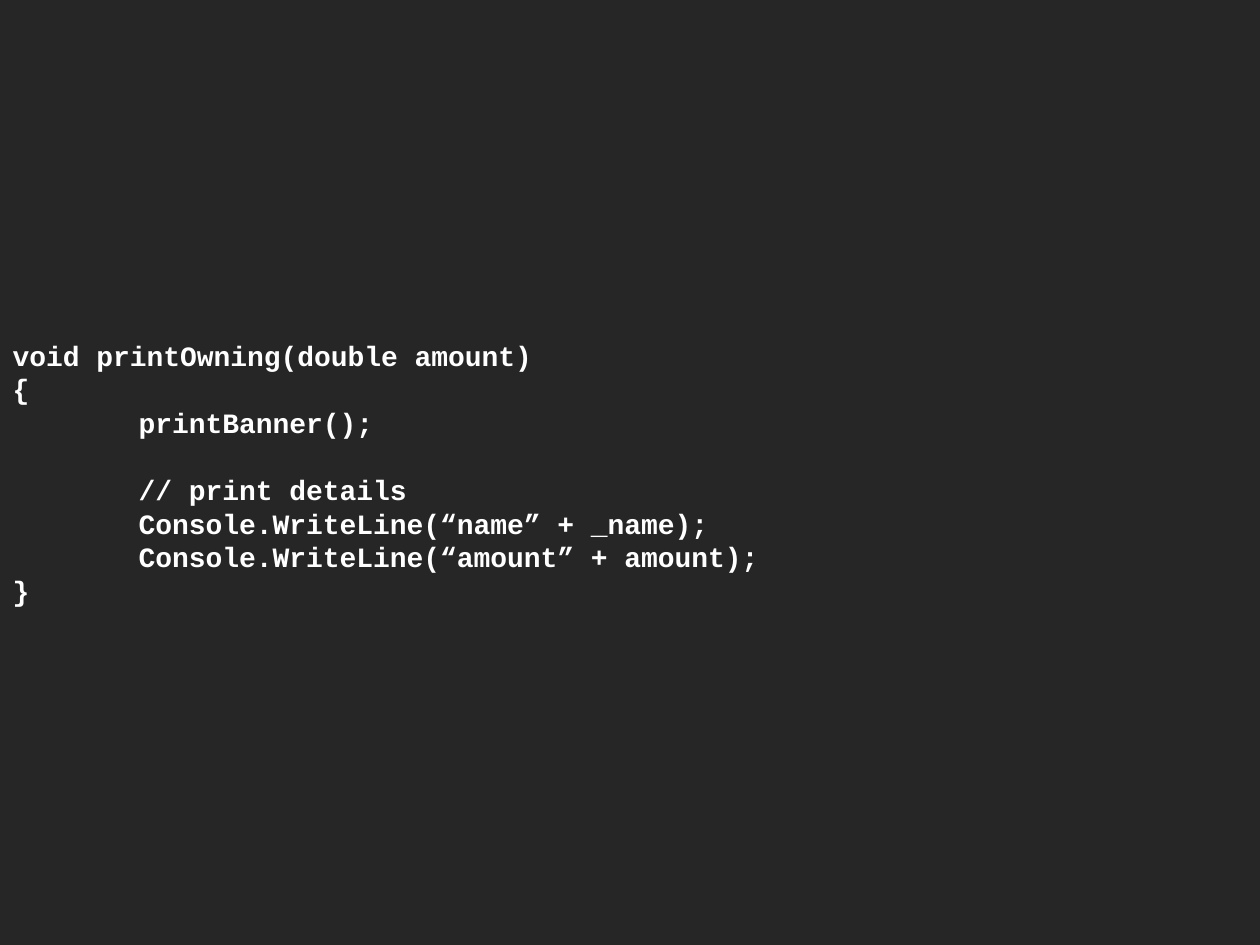
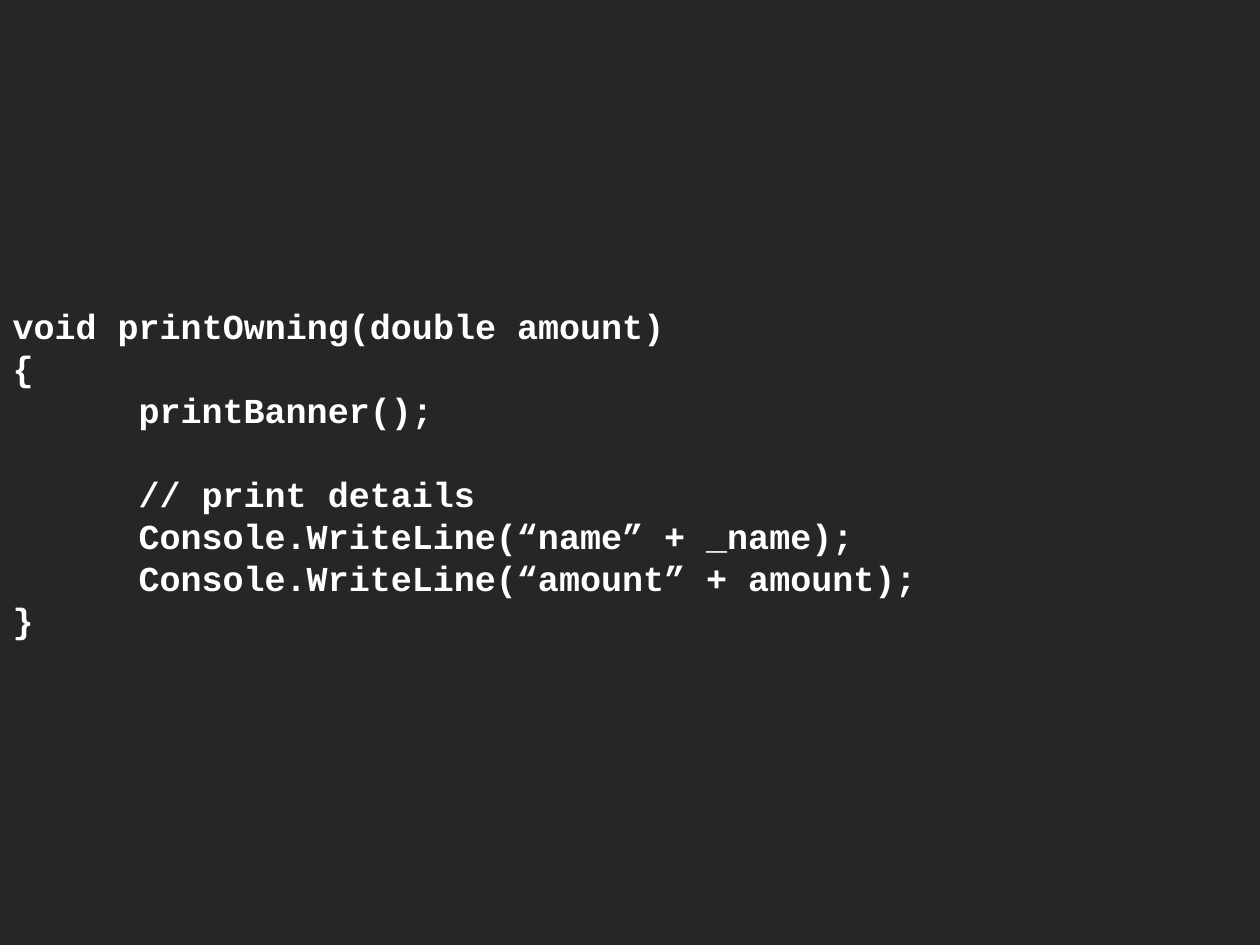
Before and after one commit to cessor/empathiccode, a slide deck: slide 129 of EmpathicRefactoring.pptx (slide 111 before the commit). Drawn at 1260x945 pixels with LibreOffice and Linux fonts; fonts in the diff are those of the drawing. Boxes give left, top, right and bottom in pixels: in the first picture for what was removed or moved away, otherwise in the second. Text is boxed around its words. In the diff, an @@ line names an element or a change of style, - is before the commit and + after.

```diff
--- a/EmpathicRefactoring.pptx
+++ b/EmpathicRefactoring.pptx
@@ title "void printOwning(double amount) { printBanner(); ..." at <box>0,0,1260,945</box>: size 16 to 20 pt @@
```
Also in this commit, not shown: 7 other slides changed, 28 slides added, 1 slide removed, 4 other files.
